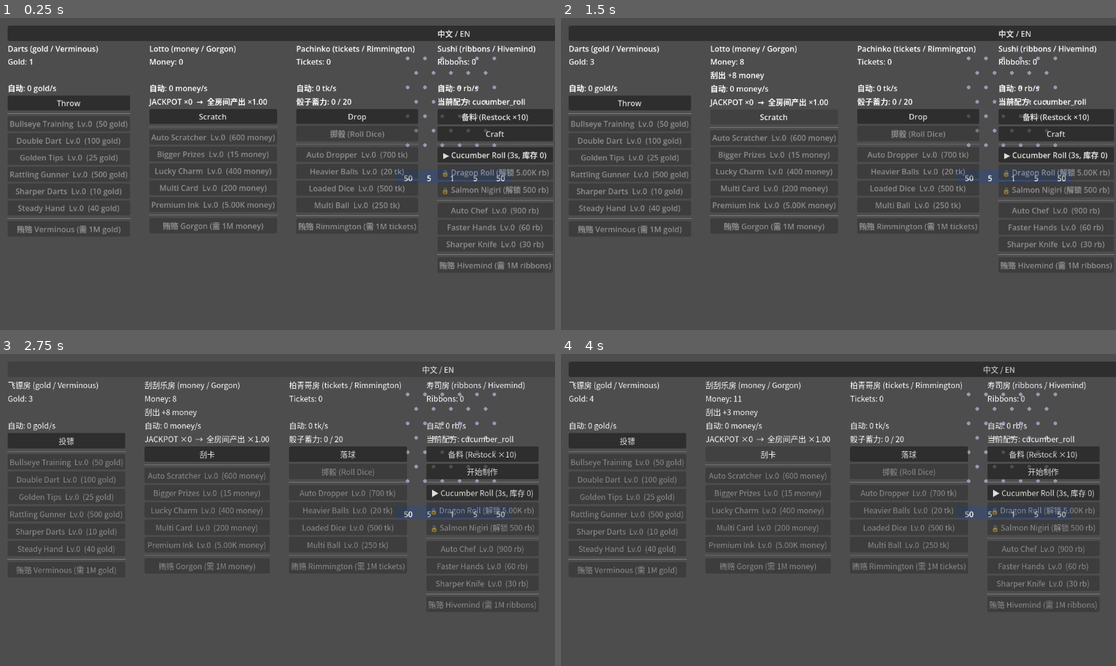
Above: before the commit, frames 1-4 (two rows, left to right).
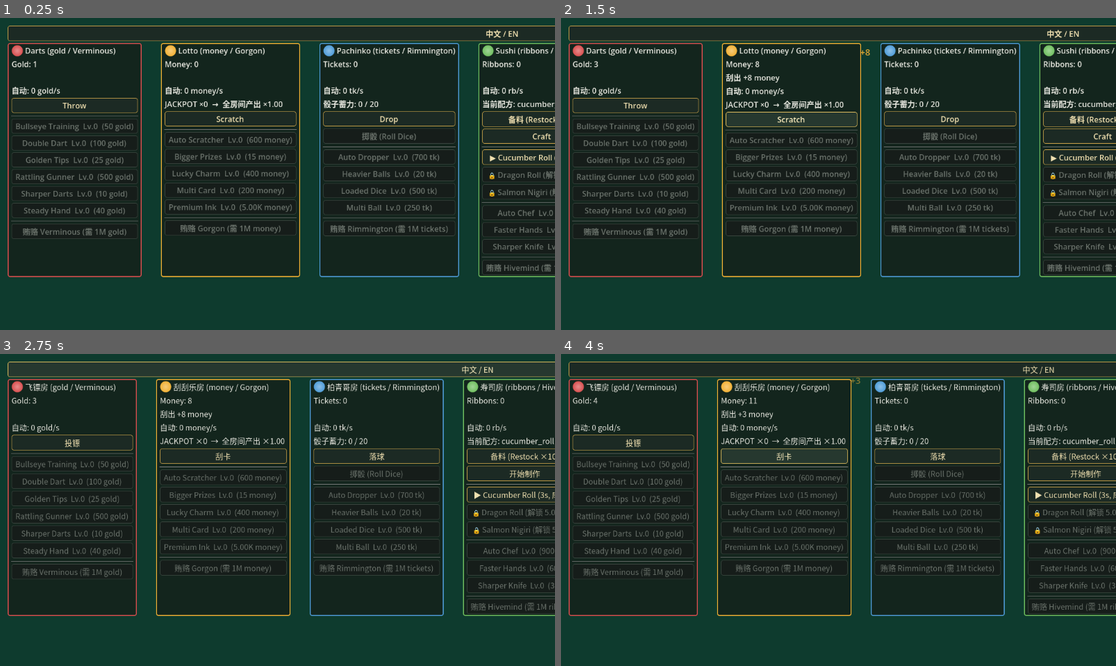
Above: after the commit, the same moments.

Repository: bearluo/godot-core-kit
Game: Godot game, scene res://examples/fortune-mill/scenes/world.tscn
The game is run twice, just before and just after one commit, with the same random seed, the same clock (stepped at 60 frames per second) and the same inputs.
Inputs:
- Up to frame 1 (0.25 s): no input
- Up to frame 2 (1.5 s): click "Throw" at 0.5 s; click "Scratch" at 1.25 s
- Up to frame 3 (2.75 s): click "中文 / EN" at 2 s
- Up to frame 4 (4 s): click "投镖" at 2.75 s; click "刮卡" at 3.5 s

The runs differ from the first frame. In frame 1, 89% of the frame differs, in the area x 0-100%, y 0-100%; in frame 2, 89%; in frame 3, 92%; in frame 4, 89%.

Commit message:
feat(fortune-mill): P5 5A 程序化美术接缝 art_bank + 赌场皮肤 + fx 手感层
- gfx/art_bank.gd(FortuneArtBank):UI 图标「美术接缝」——先真素材 assets/<key>.png(零改代码 drop-in)后按房间调色板确定性生成 ImageTexture 兜底;纯 Image 运算 headless 可测,故进 kit 门
- gfx/fx.gd(FortuneFx):浮字冒泡 popup + 全屏闪光 flash(JACKPOT/过关)+ 按钮脉冲 pulse,全走 Tween 播完自清理,纯表现不持权威数值
- world 赌场皮肤:毛毡绿背景 + 深底金字按钮分级(normal/hover/pressed/disabled)+ 七房各按 art_bank 强调色描边 PanelContainer + 标题栏 art_bank 图标;皮肤复用 i18n bind_theme 通道(切语言仍换字体,样式共存)
- 手感接线:投镖/刮卡/抽卡冒货币增量浮字(增量由命令前后差算,不依赖 model 返回)+ 主按钮脉冲;JACKPOT 金闪 + 过关房间强调色闪
- test_fortune_art_bank(6 断言:出图/尺寸/缓存/房间色异/接缝路径/无素材=procedural/未登记兜底)进 kit 门 run_all 35→36 FAILS=0
- FORTUNE_SMOKE 扩 art=32x32/procedural;assets/README.md drop-in 约定;docs 补 4D 完成 + P5 5A 段

Co-Authored-By: Claude Opus 4.8 (1M context) <noreply@anthropic.com>

Diff:
--- /dev/null
+++ b/examples/fortune-mill/gfx/art_bank.gd
@@ -0,0 +1,81 @@
+class_name FortuneArtBank
+extends RefCounted
+## 程序化「美术接缝」:UI 图标/贴图统一经此取。优先加载 assets/<key>.png 真素材(零改代码 drop-in),
+## 缺素材时按房间调色板确定性生成 ImageTexture 兜底。纯 Image 运算,headless 可用,故可进 kit 门测试。
+##
+## 约定同 farm-sim art_bank:真素材文件名 = key(如 darts.png),丢进 assets/ 即自动顶替程序化图,
+## 无需改任何代码。source_for() 指认当前解析来源(asset / procedural)。
+
+const ASSET_DIR := "res://examples/fortune-mill/assets"
+const ICON_SIZE := 48
+
+## 七房强调色(房间辨识 + 图标底色)。key 对齐 i18n 的 room_* 后缀与 world 列。
+const PALETTE := {
+	&"darts":    Color("d94f4f"),   # 红
+	&"lotto":    Color("f2b134"),   # 金
+	&"pachinko": Color("4f9dd9"),   # 蓝
+	&"sushi":    Color("6fbf5f"),   # 绿
+	&"gacha":    Color("b06fd9"),   # 紫
+	&"meta":     Color("d97fae"),   # 粉
+	&"ach":      Color("e6c34d"),   # 琥珀
+}
+const DEFAULT_COLOR := Color("9aa0a6")
+
+var _cache: Dictionary = {}   # "key@size" -> Texture2D
+
+
+## 取 key 对应贴图:先真素材(drop-in)后程序化兜底,结果缓存。size 仅影响程序化图。
+func texture_for(key: StringName, size: int = ICON_SIZE) -> Texture2D:
+	var ck := "%s@%d" % [key, size]
+	if _cache.has(ck):
+		return _cache[ck]
+	var tex := _load_asset(key)
+	if tex == null:
+		tex = _make_icon(key, size)
+	_cache[ck] = tex
+	return tex
+
+
+## 某 key 的真素材投放路径(文档/测试指认接缝;把此路径的 png 丢进去即自动顶替)。
+func asset_path(key: StringName) -> String:
+	return "%s/%s.png" % [ASSET_DIR, key]
+
+
+## key 的强调色(房间辨识用;UI 面板边框/图标底取此上色)。未登记 key 取 DEFAULT_COLOR。
+func color_for(key: StringName) -> Color:
+	return PALETTE.get(key, DEFAULT_COLOR)
+
+
+## 当前解析来源:真素材存在返 "asset",否则 "procedural"(可断言接缝走向)。
+func source_for(key: StringName) -> String:
+	return "asset" if ResourceLoader.exists(asset_path(key)) else "procedural"
+
+
+func _load_asset(key: StringName) -> Texture2D:
+	var p := asset_path(key)
+	if ResourceLoader.exists(p):
+		var r = load(p)
+		if r is Texture2D:
+			return r
+	return null
+
+
+## 程序化筹码图标:房间强调色径向渐变圆盘 + 抗锯齿边,确定性(同 key 同图)。零素材。
+func _make_icon(key: StringName, size: int) -> ImageTexture:
+	var col := color_for(key)
+	var inner := col.lightened(0.35)
+	var img := Image.create(size, size, false, Image.FORMAT_RGBA8)
+	img.fill(Color(0, 0, 0, 0))
+	var rad := size * 0.5
+	var c := size * 0.5
+	for y in size:
+		for x in size:
+			var dx := (x + 0.5) - c
+			var dy := (y + 0.5) - c
+			var d := sqrt(dx * dx + dy * dy)
+			if d <= rad - 1.0:
+				var t := clampf(d / rad, 0.0, 1.0)   # 近中心更亮
+				img.set_pixel(x, y, col.lerp(inner, 1.0 - t))
+			elif d <= rad:
+				img.set_pixel(x, y, Color(col.r, col.g, col.b, 1.0 - (d - (rad - 1.0))))
+	return ImageTexture.create_from_image(img)
--- /dev/null
+++ b/examples/fortune-mill/gfx/fx.gd
@@ -0,0 +1,52 @@
+class_name FortuneFx
+extends CanvasLayer
+## UI 手感层(纯表现;仅可玩路径实例化,不参与 headless smoke 数值)。
+## 浮动数字冒泡 popup + 全屏闪光 flash + 控件按下脉冲 pulse。全走 Tween,播完自清理。
+## 挂高层级(z 表 SYSTEM 之下),不拦鼠标,不持有权威数值。
+
+const POP_RISE := 44.0
+const POP_TIME := 0.9
+
+
+func _init() -> void:
+	layer = 50
+
+
+## 在 pos(视口坐标)冒一条上浮渐隐文字(如 "+123 gold")。
+func popup(text: String, pos: Vector2, color: Color = Color.WHITE) -> void:
+	var lbl := Label.new()
+	lbl.text = text
+	lbl.add_theme_color_override("font_color", color)
+	lbl.add_theme_font_size_override("font_size", 18)
+	lbl.position = pos
+	lbl.z_index = 100
+	lbl.mouse_filter = Control.MOUSE_FILTER_IGNORE
+	add_child(lbl)
+	var tw := create_tween()
+	tw.set_parallel(true)
+	tw.tween_property(lbl, "position:y", pos.y - POP_RISE, POP_TIME).set_trans(Tween.TRANS_CUBIC).set_ease(Tween.EASE_OUT)
+	tw.tween_property(lbl, "modulate:a", 0.0, POP_TIME).set_trans(Tween.TRANS_QUAD)
+	tw.chain().tween_callback(lbl.queue_free)
+
+
+## 全屏一闪(JACKPOT / 过关庆祝)。color 带 alpha,快速淡出后自清理。
+func flash(color: Color) -> void:
+	var rect := ColorRect.new()
+	rect.color = color
+	rect.set_anchors_and_offsets_preset(Control.PRESET_FULL_RECT)
+	rect.mouse_filter = Control.MOUSE_FILTER_IGNORE
+	rect.z_index = 90
+	add_child(rect)
+	var tw := create_tween()
+	tw.tween_property(rect, "modulate:a", 0.0, 0.5).from(1.0)
+	tw.tween_callback(rect.queue_free)
+
+
+## 控件按下脉冲:快速放大回弹(附着在已入树的 Control 上)。
+func pulse(node: Control) -> void:
+	if node == null or not node.is_inside_tree():
+		return
+	node.pivot_offset = node.size * 0.5
+	var tw := create_tween()
+	tw.tween_property(node, "scale", Vector2(1.08, 1.08), 0.06).set_trans(Tween.TRANS_QUAD)
+	tw.tween_property(node, "scale", Vector2.ONE, 0.10).set_trans(Tween.TRANS_QUAD)
--- a/examples/fortune-mill/scenes/world.gd
+++ b/examples/fortune-mill/scenes/world.gd
@@ -5,6 +5,18 @@
 
 const SMOKE_MAX_STEPS := 500000
 const PachinkoBoard := preload("res://examples/fortune-mill/scenes/pachinko_board.gd")
+const FortuneArtBank := preload("res://examples/fortune-mill/gfx/art_bank.gd")
+const FortuneFx := preload("res://examples/fortune-mill/gfx/fx.gd")
+## i18n 标题 key → art_bank 房间调色板 key(图标 + 面板边框上色)。
+const TITLE_TO_ROOM := {
+	"fortune.room_darts": &"darts",
+	"fortune.room_lotto": &"lotto",
+	"fortune.room_pachinko": &"pachinko",
+	"fortune.room_sushi": &"sushi",
+	"fortune.room_gacha": &"gacha",
+	"fortune.room_meta": &"meta",
+	"fortune.room_ach": &"ach",
+}
 
 # 飞镖房
 var _gold_label: Label
@@ -60,6 +72,9 @@
 var _lang_button: Button
 var _i18n_labels: Dictionary = {}   # key(String) -> Label(标题栏,随语言刷新)
 var _i18n_buttons: Dictionary = {}  # key(String) -> Button(主操作按钮,随语言刷新)
+# 手感/美术(P5 5A;仅可玩路径实例化)
+var _art: FortuneArtBank
+var _fx: FortuneFx
 
 
 func _ready() -> void:
@@ -288,6 +303,13 @@
 	var i18n_missing: String = CoreKit.i18n.t(&"fortune.__nonexistent__")
 	var i18n_ok: bool = i18n_en == "Throw" and i18n_zh == "投镖" and i18n_missing == "fortune.__nonexistent__"
 
+	# --- P5 5A:程序化美术接缝(headless 生成 + 房间辨识 + 无真素材走程序化兜底)---
+	var ab = FortuneArtBank.new()
+	var art_tex = ab.texture_for(&"darts", 32)
+	var art_darts = art_tex.get_image().get_pixel(16, 16) if art_tex != null else Color.BLACK
+	var art_sushi = ab.texture_for(&"sushi", 32).get_image().get_pixel(16, 16)
+	var art_ok: bool = art_tex != null and art_tex.get_width() == 32 and not art_darts.is_equal_approx(art_sushi) and ab.source_for(&"darts") == "procedural"
+
 	var gacha_boost := (darts_post_gacha / darts_pre_gacha) if darts_pre_gacha > 0.0 else 0.0
 	var switch_boost := (darts_post_switch / darts_pre_switch) if darts_pre_switch > 0.0 else 0.0
 	var dice_boost := (darts_post_dice / darts_pre_dice) if darts_pre_dice > 0.0 else 0.0
@@ -300,11 +322,12 @@
 	var p4b := ng_ok and reset_ok and prestige_ok and lethal_ok
 	var p4c := ach_ok
 	var p4d := migration_ok and i18n_ok
-	if p012 and p3 and p3s and p4 and p4b and p4c and p4d:
-		print("[Fortune][SMOKE] PASS steps=%d jackpots=%d darts_boost=%.2fx gorgon=%s dice_boost=%.2fx rimmington=%s craft=%s switch_boost=%.2fx hivemind=%s gacha_boost=%.2fx executor=%s | ng=%d thr=%s prestige_gmul=%.2fx lethal_best=%.1fs | achievements=%d/%d throws=%d | migration=v%d→v%d i18n=%s/%s | stuffing=%s ribbons=%s" % [steps, jackpots, boost, fm.lotto.is_cleared(), dice_boost, fm.pachinko.is_cleared(), craft_ok, switch_boost, fm.sushi.is_cleared(), gacha_boost, fm.gacha.is_cleared(), ng_level, Currency.format(thr_post), prestige_gmul, lethal_best, ach_count, ach_total, int(stat_throws), int(mig.from), int(mig.to), i18n_en, i18n_zh, Currency.format(stuffing_final), Currency.format(ribbons_final)])
+	var p5a := art_ok
+	if p012 and p3 and p3s and p4 and p4b and p4c and p4d and p5a:
+		print("[Fortune][SMOKE] PASS steps=%d jackpots=%d darts_boost=%.2fx gorgon=%s dice_boost=%.2fx rimmington=%s craft=%s switch_boost=%.2fx hivemind=%s gacha_boost=%.2fx executor=%s | ng=%d thr=%s prestige_gmul=%.2fx lethal_best=%.1fs | achievements=%d/%d throws=%d | migration=v%d→v%d i18n=%s/%s | art=%dx%d/%s | stuffing=%s ribbons=%s" % [steps, jackpots, boost, fm.lotto.is_cleared(), dice_boost, fm.pachinko.is_cleared(), craft_ok, switch_boost, fm.sushi.is_cleared(), gacha_boost, fm.gacha.is_cleared(), ng_level, Currency.format(thr_post), prestige_gmul, lethal_best, ach_count, ach_total, int(stat_throws), int(mig.from), int(mig.to), i18n_en, i18n_zh, art_tex.get_width(), art_tex.get_height(), ab.source_for(&"darts"), Currency.format(stuffing_final), Currency.format(ribbons_final)])
 		get_tree().quit(0)
 	else:
-		print("[Fortune][SMOKE] FAIL p0=%s auto=%s offline=%s cros …(271 unchanged characters)… ation=%s i18n=%s(en=%s zh=%s missing=%s)" % [ok, auto_ok, offline_ok, crossroom_ok, gorgon_ok, pach_drop_ok, dice_cross_ok, rimmington_ok, off3_ok, craft_ok, switch_cross_ok, hivemind_ok, off4_ok, pull_ok, gacha_cross_ok, executor_ok, off5_ok, ng_ok, reset_ok, prestige_ok, gmul_pre, gmul_post, lethal_ok, lethal_enter_ok, lethal_best, ach_ok, ach_all, ach_count, ach_total, ach_dedup, int(stat_throws), migration_ok, i18n_ok, i18n_en, i18n_zh, i18n_missing])
+		print("[Fortune][SMOKE] FAIL p0=%s auto=%s offline=%s cros …(271 unchanged characters)… ation=%s i18n=%s(en=%s zh=%s missing=%s) | p5a=%s" % [ok, auto_ok, offline_ok, crossroom_ok, gorgon_ok, pach_drop_ok, dice_cross_ok, rimmington_ok, off3_ok, craft_ok, switch_cross_ok, hivemind_ok, off4_ok, pull_ok, gacha_cross_ok, executor_ok, off5_ok, ng_ok, reset_ok, prestige_ok, gmul_pre, gmul_post, lethal_ok, lethal_enter_ok, lethal_best, ach_ok, ach_all, ach_count, ach_total, ach_dedup, int(stat_throws), migration_ok, i18n_ok, i18n_en, i18n_zh, i18n_missing, art_ok])
 		get_tree().quit(1)
 
 
@@ -317,16 +340,20 @@
 ## --- 可玩 UI(代码构建;三列:飞镖 | 刮刮乐 | 柏青哥 + 右侧物理板) ---
 
 func _build_ui() -> void:
+	_art = FortuneArtBank.new()
 	var layer := CanvasLayer.new()
 	add_child(layer)
-	# i18n:托管 Theme + zh CJK 系统字体回退(零素材,SystemFont 走 OS 字体族);切语言即换 theme.default_font
-	var theme := Theme.new()
-	var zh_font := SystemFont.new()
-	zh_font.font_names = PackedStringArray(["Microsoft YaHei", "Noto Sans CJK SC", "PingFang SC", "sans-serif"])
-	CoreKit.i18n.register_locale_font("zh", zh_font)
+	# 赌场毛毡背景(铺满,置于所有 UI 之下,不拦鼠标)
+	var felt := ColorRect.new()
+	felt.color = Color("0e3b2e")
+	felt.set_anchors_and_offsets_preset(Control.PRESET_FULL_RECT)
+	felt.mouse_filter = Control.MOUSE_FILTER_IGNORE
+	layer.add_child(felt)
+	# i18n:托管赌场皮肤 Theme(按钮/标签样式)+ zh CJK 系统字体回退;切语言即换 theme.default_font
+	var theme := _build_theme()
 	CoreKit.i18n.bind_theme(theme)   # 当前 locale 若已注册字体则立即应用一次
 	var root := VBoxContainer.new()
-	root.theme = theme               # 主题下发全部子控件 → 字体随 locale 切换
+	root.theme = theme               # 主题下发全部子控件 → 字体 + 皮肤随 locale 切换
 	root.set_anchors_and_offsets_preset(Control.PRESET_TOP_LEFT)
 	root.position = Vector2(16, 16)
 	layer.add_child(root)
@@ -340,13 +367,12 @@
 	root.add_child(cols)
 
 	# 飞镖房列
-	var dcol := VBoxContainer.new()
-	cols.add_child(dcol)
+	var dcol := _room_panel(cols, "fortune.room_darts")
 	_add_title(dcol, "fortune.room_darts")
 	_gold_label = Label.new(); dcol.add_child(_gold_label)
 	_status_label = Label.new(); dcol.add_child(_status_label)
 	_rate_label = Label.new(); dcol.add_child(_rate_label)
-	dcol.add_child(_i18n_button("fortune.throw", func() -> void: FortuneMill.do_throw()))
+	dcol.add_child(_i18n_button("fortune.throw", _throw_pressed))
 	dcol.add_child(HSeparator.new())
 	for id in FortuneMill.registry.ids(&"dart_upgrade", true):
 		var btn := Button.new()
@@ -361,8 +387,7 @@
 	dcol.add_child(_offline_label)
 
 	# 刮刮乐房列
-	var lcol := VBoxContainer.new()
-	cols.add_child(lcol)
+	var lcol := _room_panel(cols, "fortune.room_lotto")
 	_add_title(lcol, "fortune.room_lotto")
 	_money_label = Label.new(); lcol.add_child(_money_label)
 	_scratch_status = Label.new(); lcol.add_child(_scratch_status)
@@ -381,8 +406,7 @@
 	lcol.add_child(_gorgon_button)
 
 	# 柏青哥房列
-	var pcol := VBoxContainer.new()
-	cols.add_child(pcol)
+	var pcol := _room_panel(cols, "fortune.room_pachinko")
 	_add_title(pcol, "fortune.room_pachinko")
 	_tickets_label = Label.new(); pcol.add_child(_tickets_label)
 	_pachinko_status = Label.new(); pcol.add_child(_pachinko_status)
@@ -404,8 +428,7 @@
 	pcol.add_child(_rimmington_button)
 
 	# 寿司房列
-	var scol := VBoxContainer.new()
-	cols.add_child(scol)
+	var scol := _room_panel(cols, "fortune.room_sushi")
 	_add_title(scol, "fortune.room_sushi")
 	_ribbons_label = Label.new(); scol.add_child(_ribbons_label)
 	_sushi_status = Label.new(); scol.add_child(_sushi_status)
@@ -434,8 +457,7 @@
 	scol.add_child(_hivemind_button)
 
 	# 扭蛋房列
-	var gcol := VBoxContainer.new()
-	cols.add_child(gcol)
+	var gcol := _room_panel(cols, "fortune.room_gacha")
 	_add_title(gcol, "fortune.room_gacha")
 	_stuffing_label = Label.new(); gcol.add_child(_stuffing_label)
 	_gacha_status = Label.new(); gcol.add_child(_gacha_status)
@@ -454,8 +476,7 @@
 	gcol.add_child(_executor_button)
 
 	# 元进度列 (NG+)
-	var ncol := VBoxContainer.new()
-	cols.add_child(ncol)
+	var ncol := _room_panel(cols, "fortune.room_meta")
 	_add_title(ncol, "fortune.room_meta")
 	_ng_label = Label.new(); ncol.add_child(_ng_label)
 	_prestige_points_label = Label.new(); ncol.add_child(_prestige_points_label)
@@ -475,8 +496,7 @@
 	ncol.add_child(_lethal_button)
 
 	# 成就列(51 条:计数 + 最近解锁 toast + 明细速览)
-	var acol := VBoxContainer.new()
-	cols.add_child(acol)
+	var acol := _room_panel(cols, "fortune.room_ach")
 	_add_title(acol, "fortune.room_ach")
 	_ach_count_label = Label.new(); acol.add_child(_ach_count_label)
 	_ach_toast_label = Label.new(); acol.add_child(_ach_toast_label)
@@ -487,13 +507,91 @@
 	_pachinko_board = PachinkoBoard.new()
 	add_child(_pachinko_board)
 
-
-## 标题栏:文案走 i18n key,注册进 _i18n_labels 供切语言时刷新。
+	# 手感层(浮字冒泡 / 全屏闪光 / 按钮脉冲)
+	_fx = FortuneFx.new()
+	add_child(_fx)
+
+
+## 标题栏:房间图标(art_bank)+ 文案(走 i18n key,注册进 _i18n_labels 供切语言时刷新)。
 func _add_title(col: VBoxContainer, key: String) -> void:
+	var row := HBoxContainer.new()
+	var room: StringName = TITLE_TO_ROOM.get(key, &"")
+	var icon := TextureRect.new()
+	icon.texture = _art.texture_for(room, 24)
+	icon.custom_minimum_size = Vector2(24, 24)
+	icon.stretch_mode = TextureRect.STRETCH_KEEP_ASPECT_CENTERED
+	row.add_child(icon)
 	var l := Label.new()
 	l.text = CoreKit.i18n.t(key)
-	col.add_child(l)
+	row.add_child(l)
+	col.add_child(row)
 	_i18n_labels[key] = l
+
+
+## 赌场皮肤 Theme:深底金字按钮(normal/hover/pressed/disabled 分级)+ 浅色标签 + zh 字体回退。
+func _build_theme() -> Theme:
+	var theme := Theme.new()
+	var zh_font := SystemFont.new()   # 零素材,SystemFont 走 OS 字体族
+	zh_font.font_names = PackedStringArray(["Microsoft YaHei", "Noto Sans CJK SC", "PingFang SC", "sans-serif"])
+	CoreKit.i18n.register_locale_font("zh", zh_font)
+	theme.set_stylebox("normal", "Button", _flat(Color("1c2a24"), Color("caa24a"), 1))
+	theme.set_stylebox("hover", "Button", _flat(Color("26382f"), Color("e6c260"), 1))
+	theme.set_stylebox("pressed", "Button", _flat(Color("13201a"), Color("caa24a"), 1))
+	theme.set_stylebox("disabled", "Button", _flat(Color("161d1a"), Color("3a463f"), 1))
+	theme.set_color("font_color", "Button", Color("f0e0b0"))
+	theme.set_color("font_hover_color", "Button", Color("fff0c0"))
+	theme.set_color("font_pressed_color", "Button", Color("caa24a"))
+	theme.set_color("font_disabled_color", "Button", Color("6a726b"))
+	theme.set_color("font_color", "Label", Color("e8e8e0"))
+	return theme
+
+
+## 圆角描边 StyleBoxFlat 工厂(赌场皮肤共用)。
+func _flat(bg: Color, border: Color, bw: int) -> StyleBoxFlat:
+	var sb := StyleBoxFlat.new()
+	sb.bg_color = bg
+	sb.border_color = border
+	sb.set_border_width_all(bw)
+	sb.set_corner_radius_all(4)
+	sb.content_margin_left = 8.0
+	sb.content_margin_right = 8.0
+	sb.content_margin_top = 4.0
+	sb.content_margin_bottom = 4.0
+	return sb
+
+
+## 房间列:PanelContainer(强调色边框 + 深底)包一层 VBox,返回内层 VBox 供填充。
+func _room_panel(parent: HBoxContainer, title_key: String) -> VBoxContainer:
+	var room: StringName = TITLE_TO_ROOM.get(title_key, &"")
+	var panel := PanelContainer.new()
+	panel.add_theme_stylebox_override("panel", _flat(Color("13251d"), _art.color_for(room), 2))
+	parent.add_child(panel)
+	var col := VBoxContainer.new()
+	panel.add_child(col)
+	return col
+
+
+## 投镖:发命令 + 冒本次 gold 增量浮字 + 按钮脉冲(增量由前后差算,不依赖返回值)。
+func _throw_pressed() -> void:
+	var before := FortuneMill.currency.get_amount()
+	FortuneMill.do_throw()
+	var d := FortuneMill.currency.get_amount() - before
+	if d > 0.0:
+		_pop_at(_gold_label, "+%s" % Currency.format(d), _art.color_for(&"darts"))
+	_pulse_button("fortune.throw")
+
+
+## 在锚点控件右侧冒一条浮字(纯表现;fx 未就绪/控件未入树时静默跳过)。
+func _pop_at(anchor: Control, text: String, color: Color) -> void:
+	if _fx == null or anchor == null or not anchor.is_inside_tree():
+		return
+	_fx.popup(text, anchor.global_position + Vector2(anchor.size.x + 6.0, -4.0), color)
+
+
+## 主操作按钮按下脉冲(纯表现)。
+func _pulse_button(key: String) -> void:
+	if _fx != null and _i18n_buttons.has(key):
+		_fx.pulse(_i18n_buttons[key])
 
 
 ## 主操作按钮:文案走 i18n key,注册进 _i18n_buttons 供切语言时刷新。
@@ -528,9 +626,13 @@
 
 func _on_scratch_pressed() -> void:
 	var r: Dictionary = FortuneMill.do_scratch()
+	var money_won := float(r.get("money", 0.0))
+	if money_won > 0.0:
+		_pop_at(_money_label, "+%s" % Currency.format(money_won), _art.color_for(&"lotto"))
+	_pulse_button("fortune.scratch")
 	if _scratch_status == null:
 		return
-	var earned := Currency.format(float(r.get("money", 0.0)))
+	var earned := Currency.format(money_won)
 	if r.get("jackpot", false):
 		_scratch_status.text = "★ JACKPOT! +%s money ★" % earned
 	else:
@@ -558,9 +660,13 @@
 ## 抽扭蛋:走命令 do_pull(收集道具 + 产 stuffing);状态栏报本次抽到的道具与稀有度。
 func _on_pull_pressed() -> void:
 	var r: Dictionary = FortuneMill.do_pull()
+	var st_won := float(r.get("stuffing", 0.0))
+	if st_won > 0.0:
+		_pop_at(_stuffing_label, "+%s" % Currency.format(st_won), _art.color_for(&"gacha"))
+	_pulse_button("fortune.pull")
 	if _gacha_status == null:
 		return
-	var st := Currency.format(float(r.get("stuffing", 0.0)))
+	var st := Currency.format(st_won)
 	_gacha_status.text = "抽到 [%s] %s (+%s stuffing, 持有 %d)" % [str(r.get("rarity", &"")), str(r.get("item", &"")), st, int(r.get("owned", 0))]
 
 
@@ -605,10 +711,21 @@
 
 
 func _on_jackpot(_count) -> void:
+	if _fx != null:
+		_fx.flash(Color(0.95, 0.78, 0.25, 0.45))   # 金色 JACKPOT 闪
 	_refresh()
 
 
 func _on_cleared(room) -> void:
+	if _fx != null and _art != null:
+		var room_key: StringName = &"darts"
+		match str(room):
+			"lotto": room_key = &"lotto"
+			"pachinko": room_key = &"pachinko"
+			"sushi": room_key = &"sushi"
+			"gacha": room_key = &"gacha"
+		var c: Color = _art.color_for(room_key)
+		_fx.flash(Color(c.r, c.g, c.b, 0.4))   # 房间强调色过关庆祝闪
 	match str(room):
 		"lotto":
 			if _scratch_status != null:
--- /dev/null
+++ b/test/test_fortune_art_bank.gd
@@ -0,0 +1,52 @@
+extends SceneTree
+## FortuneArtBank 程序化美术接缝 headless 断言。
+## 运行:godot --headless --path . -s res://test/test_fortune_art_bank.gd
+## 重点:① 每个房间 key 生成非空 Texture2D 且尺寸 = 请求尺寸 ② 缓存返回同一实例
+##       ③ 不同房间 key → 中心主色不同(房间可辨识) ④ asset_path 指向 drop-in 接缝路径
+##       ⑤ 仓库未投放真素材 → source_for=procedural(兜底路径) ⑥ 未登记 key 用默认色兜底不崩。
+## FortuneArtBank 为 example 本地类、不引用门面,可顶层 preload(同 Currency/LocaleCatalog)。
+const FortuneArtBank := preload("res://examples/fortune-mill/gfx/art_bank.gd")
+
+
+func _initialize() -> void:
+	var failures := 0
+	var ab = FortuneArtBank.new()
+
+	# 1. 每个房间 key 生成非空 Texture2D,尺寸 = 请求尺寸
+	var keys := [&"darts", &"lotto", &"pachinko", &"sushi", &"gacha", &"meta", &"ach"]
+	for k in keys:
+		var tex = ab.texture_for(k, 32)
+		if tex == null or not (tex is Texture2D):
+			print("FAIL 1: texture_for(%s) 应返回 Texture2D" % k); failures += 1
+		elif tex.get_width() != 32 or tex.get_height() != 32:
+			print("FAIL 1: texture_for(%s) 尺寸应 32x32,得 %dx%d" % [k, tex.get_width(), tex.get_height()]); failures += 1
+
+	# 2. 缓存:同 key+size 返回同一实例
+	if ab.texture_for(&"darts", 32) != ab.texture_for(&"darts", 32):
+		print("FAIL 2: 同 key+size 应命中缓存返回同一实例"); failures += 1
+
+	# 3. 不同房间 → 中心主色不同(取中心像素)
+	var c_darts = ab.texture_for(&"darts", 32).get_image().get_pixel(16, 16)
+	var c_sushi = ab.texture_for(&"sushi", 32).get_image().get_pixel(16, 16)
+	if c_darts.is_equal_approx(c_sushi):
+		print("FAIL 3: 不同房间中心色应不同(darts≠sushi)"); failures += 1
+
+	# 4. asset_path 指向 drop-in 接缝:assets/<key>.png
+	if ab.asset_path(&"darts") != "res://examples/fortune-mill/assets/darts.png":
+		print("FAIL 4: asset_path 应指向 assets/<key>.png,得 %s" % ab.asset_path(&"darts")); failures += 1
+
+	# 5. 仓库未投放真素材 → 全部走程序化兜底
+	if ab.source_for(&"darts") != "procedural":
+		print("FAIL 5: 无真素材时 source_for 应为 procedural"); failures += 1
+
+	# 6. 未登记 key 用默认色兜底(不崩,仍出图)
+	var fallback = ab.texture_for(&"__unknown__", 16)
+	if fallback == null or fallback.get_width() != 16:
+		print("FAIL 6: 未登记 key 应仍生成默认色兜底图"); failures += 1
+
+	if failures == 0:
+		print("test_fortune_art_bank: ALL PASS")
+		quit(0)
+	else:
+		print("test_fortune_art_bank: %d FAILURE(S)" % failures)
+		quit(1)
Not shown, added: examples/fortune-mill/gfx/art_bank.gd.uid
Not shown, added: examples/fortune-mill/gfx/fx.gd.uid
Not shown, added: test/test_fortune_art_bank.gd.uid
Not shown, added: examples/fortune-mill/assets/README.md
Not shown, changed: examples/fortune-mill/docs/README.md
Not shown, changed: test/run_all.ps1
